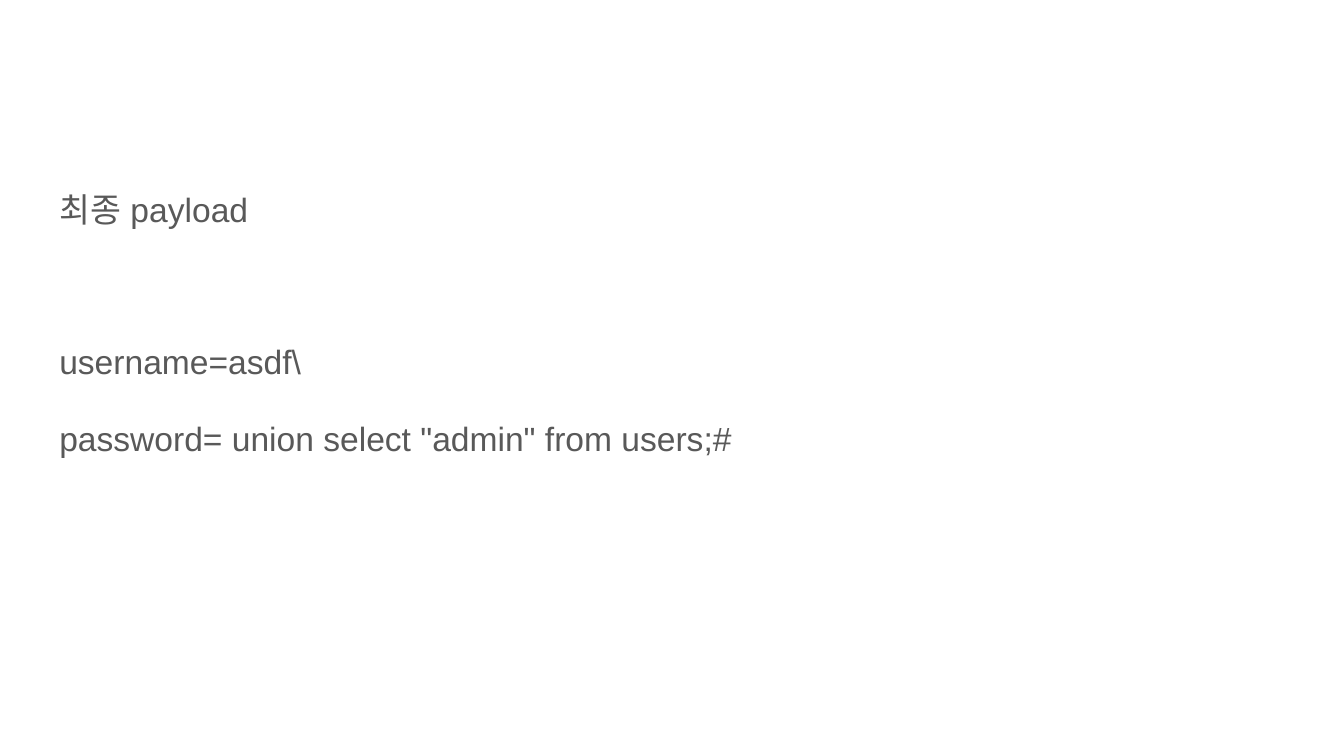
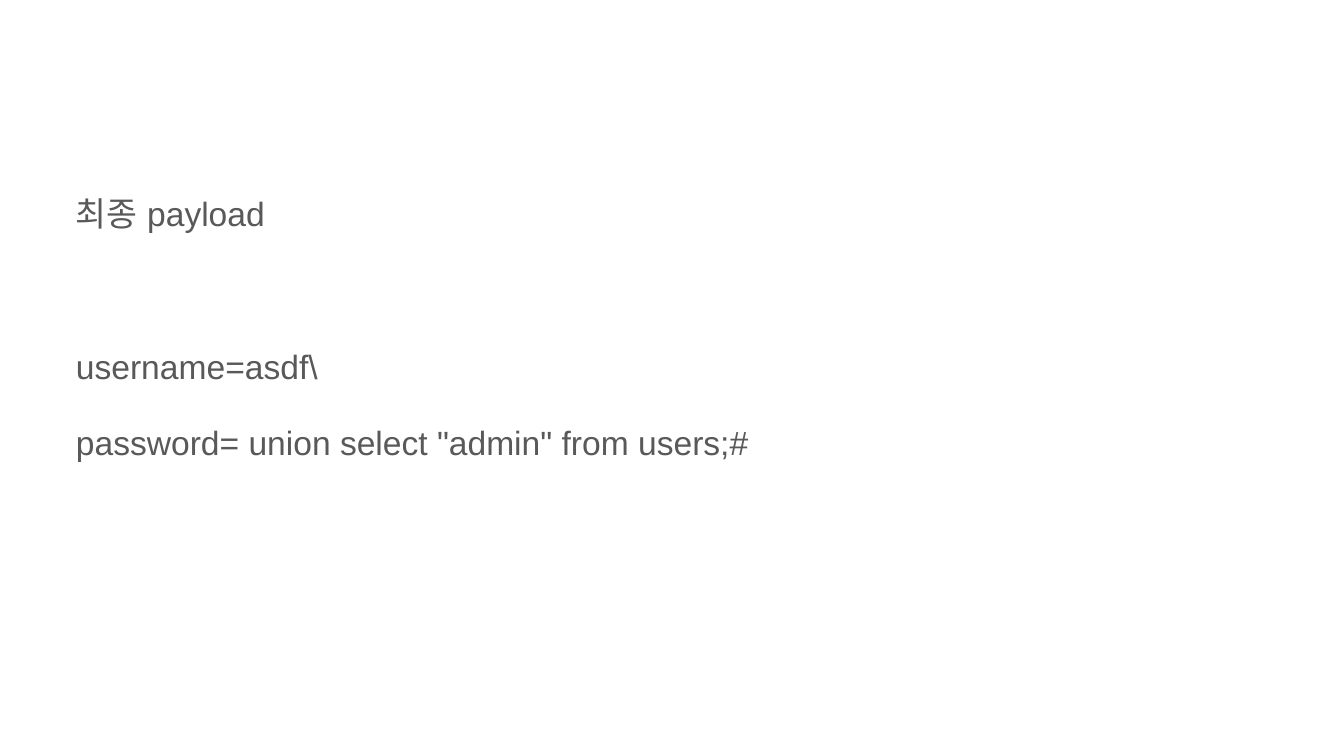
Before and after one commit to Circler-K/writeup, a slide deck: slide 13 of CTF/sunrinHD2018/SUNRINT_HACKING_PRESENTATION.pptx. Drawn at 1344x756 pixels with LibreOffice and Linux fonts; fonts in the diff are those of the drawing. Boxes give left, top, right and bottom in pixels: in the first picture for what was removed or moved away, otherwise in the second. Text is boxed around its words. In the diff, an @@ line names an element or a change of style, - is before the commit and + after.

```diff
--- a/CTF/sunrinHD2018/SUNRINT_HACKING_PRESENTATION.pptx
+++ b/CTF/sunrinHD2018/SUNRINT_HACKING_PRESENTATION.pptx
@@ text "최종 payload": place and size @@
-text "최종 payload" at <box>59,194,731,457</box>
+text "최종 payload" at <box>76,198,748,461</box>
```
Also in this commit, not shown: 1 other slide changed, 1 other file.
